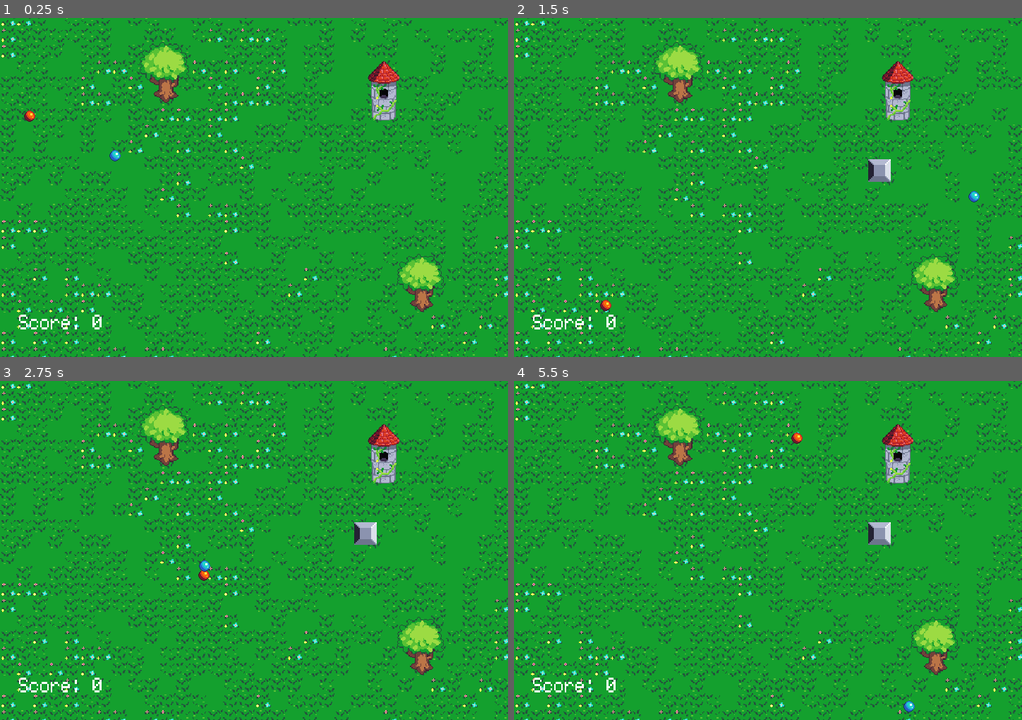
Above: before the commit, frames 1-4 (two rows, left to right).
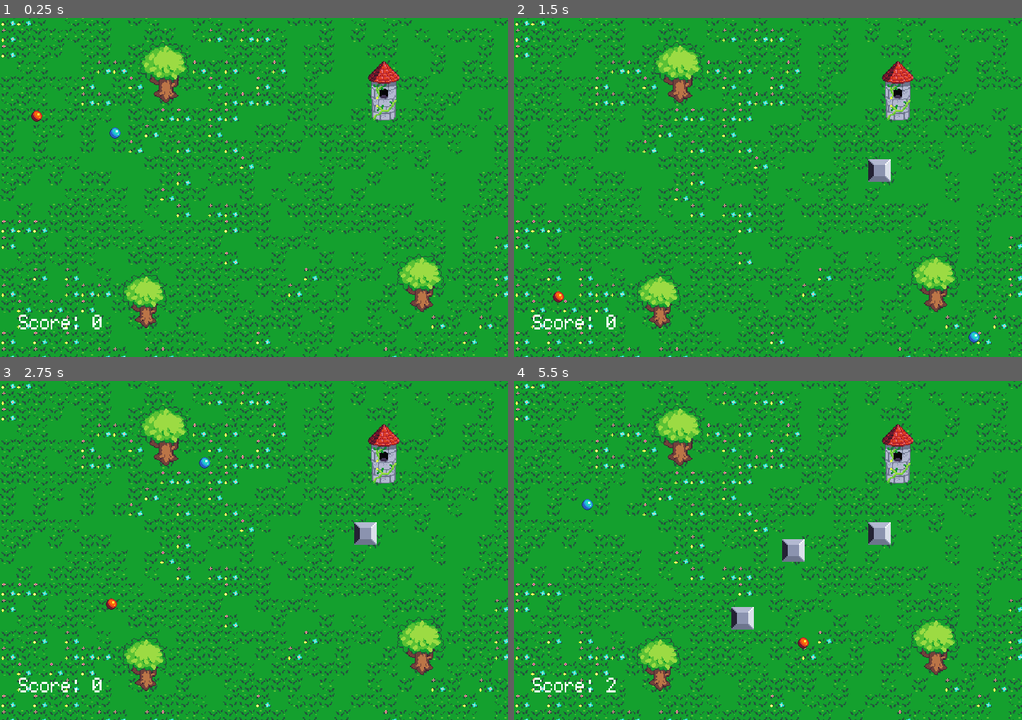
Above: after the commit, the same moments.

Repository: ShrimpCatDev/blockly
Game: Godot game, scene res://scenes/main.tscn
Two runs of this game, one before a commit and one after it. Both use one fixed random seed, a clock stepped at 60 frames per second and the inputs below.
Inputs (mouse positions are in pixels of both pictures, inside the frame that each line leads up to):
- Up to frame 1 (0.25 s): no input
- Up to frame 2 (1.5 s): tap Enter at 0.5 s; move the mouse to (879, 170) at 0.52 s; hold Right 0.53-1.28 s; tap Alt at 0.6 s; click (879, 170) at 0.67 s; move the mouse to (666, 204) at 1.27 s; hold Down from 1.28 s (still down); tap Shift at 1.35 s
- Up to frame 3 (2.75 s): move the mouse to (304, 475) at 2.02 s; release Down at 2.03 s; hold Right from 2.03 s (still down); tap Alt at 2.1 s
- Up to frame 4 (5.5 s): move the mouse to (742, 618) at 2.77 s; release Right at 2.78 s; hold Up 2.78-3.53 s; tap Shift at 2.85, 4.35 s; click (742, 618) at 2.92 s; move the mouse to (920, 601) at 3.52 s; hold Left 3.53-5.03 s; tap Alt at 3.6, 5.1 s; move the mouse to (615, 499) at 4.27 s; move the mouse to (793, 550) at 5.02 s; hold Down from 5.03 s (still down); click (793, 550) at 5.17 s

The runs differ from the first frame. In frame 1, 0.9% of the frame differs, in the area x 4-33%, y 27-92%; in frame 2, 0.9%; in frame 3, 0.9%; in frame 4, 1.6%, in the area x 13-79%, y 15-98%.

Commit message:
Tree and velocity

Diff:
--- a/scenes/bad_ball.gd
+++ b/scenes/bad_ball.gd
@@ -1,4 +1,4 @@
 extends RigidBody2D
 
 func _init():
-		apply_impulse(Vector2(randf_range(-180, 180)*3, randf_range(-180, 180)*3))
+	apply_impulse(Vector2(randf_range(-180, 180)*2, randf_range(-180, 180)*2))
--- a/scenes/badball.tscn
+++ b/scenes/badball.tscn
@@ -18,7 +18,7 @@
 [node name="BallBody" type="RigidBody2D" parent="." unique_id=1581304351 groups=["BadBall", "Ball"]]
 physics_material_override = SubResource("PhysicsMaterial_7s4qf")
 gravity_scale = 0.0
-linear_damp_mode = 1
+linear_damp = -0.05
 angular_damp_mode = 1
 script = ExtResource("1_ia1mn")
 
--- a/scenes/main.tscn
+++ b/scenes/main.tscn
@@ -89,3 +89,7 @@
 [node name="Tree2" parent="Tree" unique_id=1798057415 instance=ExtResource("10_choun")]
 position = Vector2(259.2857, 212.85713)
 scale = Vector2(0.94285536, 0.94285536)
+
+[node name="Tree3" parent="Tree/Tree2" unique_id=10418965 instance=ExtResource("10_choun")]
+position = Vector2(-296.21265, 18.93953)
+scale = Vector2(0.9428553, 0.9428553)
--- a/scenes/tree.tscn
+++ b/scenes/tree.tscn
@@ -2,7 +2,7 @@
 
 [ext_resource type="Texture2D" uid="uid://contfgfy33yu5" path="res://assets/tree.png" id="1_avsvi"]
 
-[sub_resource type="CircleShape2D" id="CircleShape2D_ha1pi"]
+[sub_resource type="CapsuleShape2D" id="CapsuleShape2D_ia1mn"]
 
 [node name="Tree" type="Node2D" unique_id=1726662235]
 
@@ -12,5 +12,5 @@
 [node name="StaticBody2D" type="StaticBody2D" parent="Tree" unique_id=247357991]
 
 [node name="CollisionShape2D" type="CollisionShape2D" parent="Tree/StaticBody2D" unique_id=532349450]
-position = Vector2(1, 20)
-shape = SubResource("CircleShape2D_ha1pi")
+position = Vector2(1, 12)
+shape = SubResource("CapsuleShape2D_ia1mn")
Binary file removed: blocky/index.apple-touch-icon.png
Not shown, removed: blocky/index.apple-touch-icon.png.import
Binary file removed: blocky/index.icon.png
Not shown, removed: blocky/index.icon.png.import
Binary file removed: blocky/index.png
Not shown, removed: blocky/index.png.import
Not shown, removed: blocky/index.apple-touch-icon.zip
Not shown, removed: blocky/index.audio.position.worklet.js
Not shown, removed: blocky/index.audio.worklet.js
Not shown, removed: blocky/index.js
Not shown, removed: blocky/index.pck
Not shown, removed: blocky/index.wasm
